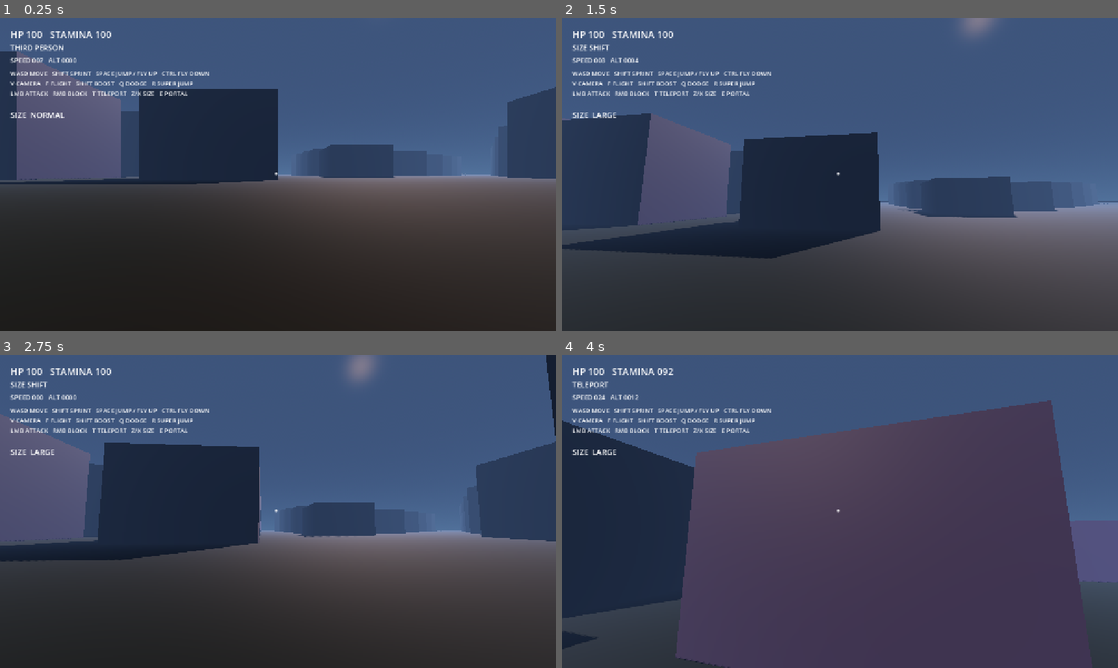
Above: before the commit, frames 1-4 (two rows, left to right).
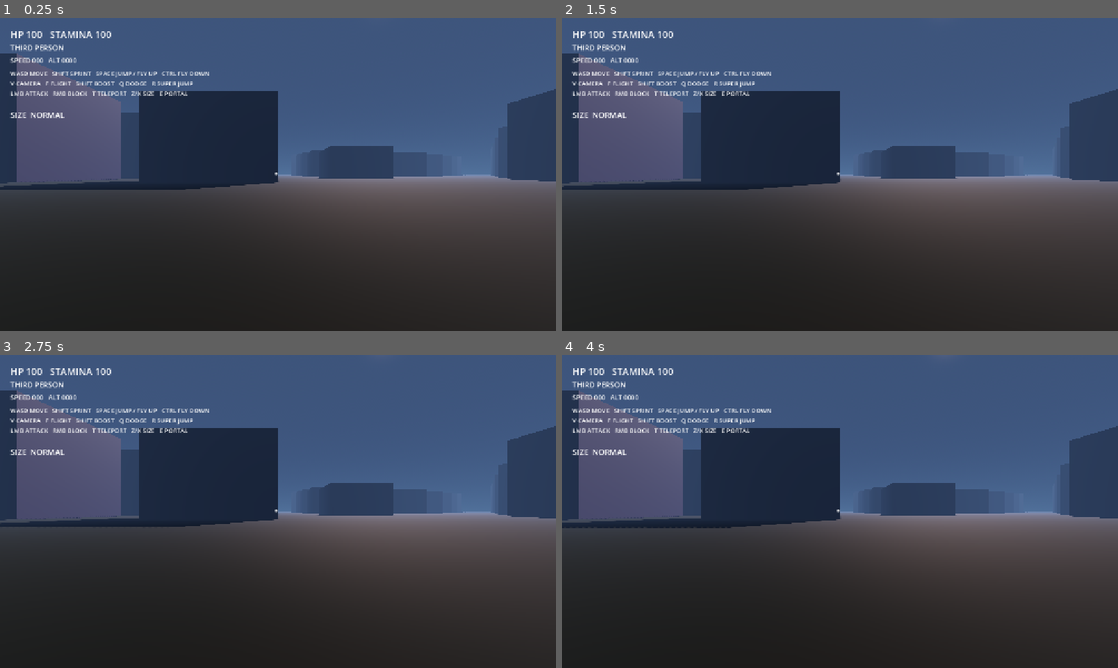
Above: after the commit, the same moments.

Repository: johnhenrystoney25/aeris
Game: Godot game, scene res://scenes/main/main.tscn
The game is run twice, just before and just after one commit, with the same random seed, the same clock (stepped at 60 frames per second) and the same inputs.
Inputs (mouse positions are in pixels of both pictures, inside the frame that each line leads up to):
- Up to frame 1 (0.25 s): no input
- Up to frame 2 (1.5 s): tap Enter at 0.5 s; move the mouse to (867, 174) at 0.52 s; hold Shift (flight_boost) 0.53-1.28 s; hold X (ability_size_up) from 0.53 s (still down); tap Q (dodge) at 0.6 s; click (867, 174) at 0.67 s; tap Space (jump) at 0.77, 1.07 s; move the mouse to (812, 174) at 1.27 s; tap Shift (flight_boost) at 1.35 s; click (812, 174) at 1.42 s
- Up to frame 3 (2.75 s): keep holding X (ability_size_up); tap Space (jump) at 1.52, 1.55, 1.82 s; move the mouse to (289, 505) at 2.02 s; hold Space (jump) from 2.03 s (still down); click (289, 505) at 2.17 s; tap Q (dodge) at 2.3 s
- Up to frame 4 (4 s): keep holding X (ability_size_up); move the mouse to (834, 517) at 2.77 s; release Space (jump) at 2.78 s; tap F (ability_flight) at 2.85 s; click (834, 517) at 2.92 s; tap Space (jump) at 3.02, 3.32 s; tap Shift (flight_boost) at 3.05 s; move the mouse to (878, 514) at 3.52 s; hold Space (jump) from 3.53 s (still down); tap T (ability_teleport) at 3.6 s; click (878, 514) at 3.67 s

The runs differ from the first frame. In frame 1, 1.6% of the frame differs, in the area x 0-100%, y 10-55%; in frame 2, 46%; in frame 3, 21%; in frame 4, 67%, in the area x 0-100%, y 4-100%.
Error after the commit: Parse Error: Identifier "size_multiplier" not declared in the current scope. (res://scripts/player/player.gd:164)

Commit message:
Upgrade superhero traversal controller

Diff:
--- a/scripts/player/player.gd
+++ b/scripts/player/player.gd
@@ -1,17 +1,36 @@
 extends CharacterBody3D
 class_name MultiversePlayer
 
-## High-mobility superhero controller for THE MULTIVERSE.
-## Camera-relative movement, reliable floor recovery, readable flight, size-aware physics,
-## first/third-person presentation, stamina, boost, super-jump, and combat feedback.
-
+## High-mobility superhero traversal controller for THE MULTIVERSE.
+## Ground movement, super jump, dash/dodge, flight, boost, wall traversal,
+## safe recovery, camera-relative controls, and size-aware movement.
+
+@export_category("Ground Movement")
 @export var walk_speed := 8.0
 @export var sprint_speed := 16.0
-@export var flight_speed := 22.0
-@export var flight_boost_speed := 48.0
+@export var super_sprint_speed := 28.0
+@export var acceleration := 42.0
+@export var air_acceleration := 24.0
+@export var ground_friction := 34.0
 @export var jump_velocity := 12.0
 @export var super_jump_velocity := 24.0
 @export var gravity := 28.0
+
+@export_category("Flight")
+@export var flight_speed := 22.0
+@export var flight_boost_speed := 56.0
+@export var flight_acceleration := 7.0
+@export var flight_vertical_speed := 18.0
+
+@export_category("Traversal")
+@export var dash_speed := 42.0
+@export var dash_duration := 0.18
+@export var wall_run_speed := 24.0
+@export var wall_climb_speed := 12.0
+@export var wall_probe_distance := 1.25
+@export var wall_grace_time := 0.18
+
+@export_category("Systems")
 @export var mouse_sensitivity := 0.0025
 @export var max_stamina := 100.0
 
@@ -24,8 +43,11 @@
 var _yaw := 0.0
 var _attack_cooldown := 0.0
 var _teleport_cooldown := 0.0
-var _dodge_timer := 0.0
+var _dash_timer := 0.0
 var _boost_timer := 0.0
+var _wall_grace_timer := 0.0
+var _wall_normal := Vector3.ZERO
+var _last_move_direction := Vector3.FORWARD
 var _original_scale := Vector3.ONE
 var _last_safe_position := Vector3.ZERO
 
@@ -52,7 +74,6 @@
 func _unhandled_input(event: InputEvent) -> void:
     if event is InputEventMouseMotion and Input.mouse_mode == Input.MOUSE_MODE_CAPTURED:
         _yaw -= event.relative.x * mouse_sensitivity
-        # Mouse up = camera up. This is deliberately not inverted.
         _pitch = clamp(_pitch - event.relative.y * mouse_sensitivity, -1.35, 0.85)
         rotation.y = _yaw
         pivot.rotation.x = _pitch
@@ -64,9 +85,11 @@
 func _physics_process(delta: float) -> void:
     _attack_cooldown = maxf(0.0, _attack_cooldown - delta)
     _teleport_cooldown = maxf(0.0, _teleport_cooldown - delta)
-    _dodge_timer = maxf(0.0, _dodge_timer - delta)
+    _dash_timer = maxf(0.0, _dash_timer - delta)
     _boost_timer = maxf(0.0, _boost_timer - delta)
-    stamina = minf(max_stamina, stamina + (24.0 if not is_flying else 12.0) * delta)
+    _wall_grace_timer = maxf(0.0, _wall_grace_timer - delta)
+
+    stamina = minf(max_stamina, stamina + (18.0 if not is_flying else 10.0) * delta)
 
     if Input.is_action_just_pressed("toggle_camera"):
         camera_mode = 1 - camera_mode
@@ -82,7 +105,7 @@
     if Input.is_action_just_pressed("attack"):
         _attack()
     if Input.is_action_just_pressed("dodge"):
-        _dodge_timer = 0.22
+        _start_dash()
     if Input.is_action_just_pressed("super_jump") and not is_flying:
         _super_jump()
     if Input.is_action_pressed("flight_boost") and is_flying and stamina > 4.0:
@@ -97,17 +120,22 @@
     right.y = 0.0
     forward = forward.normalized()
     right = right.normalized()
-    # With move_back as negative-Y and move_forward as positive-Y, W/Up is +Y here.
-    # Adding +forward makes W move along camera forward (-Z), while S moves backward.
-    var direction := (right * input_vec.x + forward * input_vec.y).normalized()
+    var direction := (right * input_vec.x + forward * input_vec.y)
+    if direction.length_squared() > 0.01:
+        direction = direction.normalized()
+        _last_move_direction = direction
+
     var size_multiplier := lerpf(0.55, 1.35, inverse_lerp(-2.0, 2.0, size_level))
-    var speed := sprint_speed if Input.is_action_pressed("sprint") else walk_speed
+    var speed := walk_speed
+    if Input.is_action_pressed("sprint"):
+        speed = super_sprint_speed if stamina > 8.0 else sprint_speed
     speed *= size_multiplier
 
     if is_flying:
-        _fly(delta, direction, speed)
+        _fly(delta, direction)
     else:
         _walk(delta, direction, speed)
+        _update_wall_traversal(delta, direction, speed)
 
     move_and_slide()
     _recover_if_fallen()
@@ -120,30 +148,105 @@
         velocity.y = jump_velocity * lerpf(0.8, 1.5, inverse_lerp(-2.0, 2.0, size_level))
     else:
         velocity.y = -0.8
-    velocity.x = move_toward(velocity.x, direction.x * speed, 42.0 * delta)
-    velocity.z = move_toward(velocity.z, direction.z * speed, 42.0 * delta)
-    if _dodge_timer > 0.0 and direction.length_squared() > 0.01:
-        velocity.x = direction.x * speed * 2.7
-        velocity.z = direction.z * speed * 2.7
-
-func _fly(delta: float, direction: Vector3, speed: float) -> void:
+
+    var accel := acceleration if is_on_floor() else air_acceleration
+    if direction.length_squared() > 0.01:
+        velocity.x = move_toward(velocity.x, direction.x * speed, accel * delta)
+        velocity.z = move_toward(velocity.z, direction.z * speed, accel * delta)
+    else:
+        velocity.x = move_toward(velocity.x, 0.0, ground_friction * delta)
+        velocity.z = move_toward(velocity.z, 0.0, ground_friction * delta)
+
+    if Input.is_action_pressed("sprint") and direction.length_squared() > 0.01 and is_on_floor():
+        stamina = maxf(0.0, stamina - 8.0 * delta)
+
+    if _dash_timer > 0.0:
+        velocity.x = _last_move_direction.x * dash_speed * size_multiplier
+        velocity.z = _last_move_direction.z * dash_speed * size_multiplier
+        velocity.y = minf(velocity.y, 4.0)
+
+func _fly(delta: float, direction: Vector3) -> void:
     var look_dir := -pivot.global_transform.basis.z.normalized()
     var vertical := 0.0
     if Input.is_action_pressed("jump"):
         vertical += 1.0
     if Input.is_action_pressed("flight_down"):
         vertical -= 1.0
-    if absf(vertical) < 0.1 and absf(look_dir.y) > 0.35 and direction.length_squared() > 0.01:
-        vertical = look_dir.y * 0.65
-    var fly_dir := direction + Vector3.UP * vertical
+
+    # Looking upward/downward while moving also gives flight pitch control.
+    if absf(vertical) < 0.1 and direction.length_squared() > 0.01 and absf(look_dir.y) > 0.3:
+        vertical = look_dir.y * 0.8
+
+    var fly_dir := direction
     if fly_dir.length_squared() > 0.01:
         fly_dir = fly_dir.normalized()
+    fly_dir += Vector3.UP * vertical
+    if fly_dir.length_squared() > 0.01:
+        fly_dir = fly_dir.normalized()
+
+    var size_multiplier := lerpf(0.65, 1.3, inverse_lerp(-2.0, 2.0, size_level))
     var actual_speed := flight_boost_speed if _boost_timer > 0.0 else flight_speed
-    actual_speed *= lerpf(0.6, 1.4, inverse_lerp(-2.0, 2.0, size_level))
-    velocity = velocity.lerp(fly_dir * actual_speed, minf(1.0, delta * 7.0))
+    actual_speed *= size_multiplier
+
+    var target_velocity := fly_dir * actual_speed
+    if absf(vertical) > 0.1 and direction.length_squared() < 0.01:
+        target_velocity = Vector3.UP * vertical * flight_vertical_speed
+
+    velocity = velocity.lerp(target_velocity, minf(1.0, delta * flight_acceleration))
     if fly_dir.length_squared() > 0.01:
         rotation.y = lerp_angle(rotation.y, atan2(-fly_dir.x, -fly_dir.z), minf(1.0, delta * 5.0))
+
     flight_fx.emitting = true
+
+func _update_wall_traversal(delta: float, direction: Vector3, speed: float) -> void:
+    if is_on_floor():
+        _wall_grace_timer = 0.0
+        return
+
+    var space := get_world_3d().direct_space_state
+    var origins := [global_position + Vector3.UP * 0.65, global_position + Vector3.UP * 1.25]
+    var candidates := [global_transform.basis.x, -global_transform.basis.x, -global_transform.basis.z]
+    var found := false
+
+    for origin in origins:
+        for normal_probe in candidates:
+            var query := PhysicsRayQueryParameters3D.create(origin, origin + normal_probe * wall_probe_distance)
+            query.exclude = [self]
+            var hit := space.intersect_ray(query)
+            if not hit.is_empty():
+                var normal: Vector3 = hit.normal
+                if absf(normal.y) < 0.35:
+                    _wall_normal = normal
+                    found = true
+                    break
+        if found:
+            break
+
+    if not found:
+        return
+
+    _wall_grace_timer = wall_grace_time
+    if Input.is_action_pressed("sprint") and stamina > 0.0:
+        var along_wall := Vector3.UP
+        if direction.length_squared() > 0.01:
+            along_wall = (direction - _wall_normal * direction.dot(_wall_normal)).normalized()
+        velocity = velocity.lerp(along_wall * wall_run_speed * lerpf(0.7, 1.25, inverse_lerp(-2.0, 2.0, size_level)), minf(1.0, delta * 8.0))
+        stamina = maxf(0.0, stamina - 14.0 * delta)
+        _update_status_ui("WALL RUN")
+    elif Input.is_action_pressed("jump") and stamina > 0.0:
+        velocity.y = wall_climb_speed
+        velocity = velocity.lerp(Vector3.UP * wall_climb_speed, minf(1.0, delta * 5.0))
+        stamina = maxf(0.0, stamina - 10.0 * delta)
+        _update_status_ui("WALL CLIMB")
+
+func _start_dash() -> void:
+    if is_flying or stamina < 12.0:
+        return
+    _dash_timer = dash_duration
+    stamina -= 12.0
+    if _last_move_direction.length_squared() < 0.01:
+        _last_move_direction = -global_transform.basis.z
+    _update_status_ui("DASH")
 
 func _toggle_flight() -> void:
     is_flying = not is_flying
